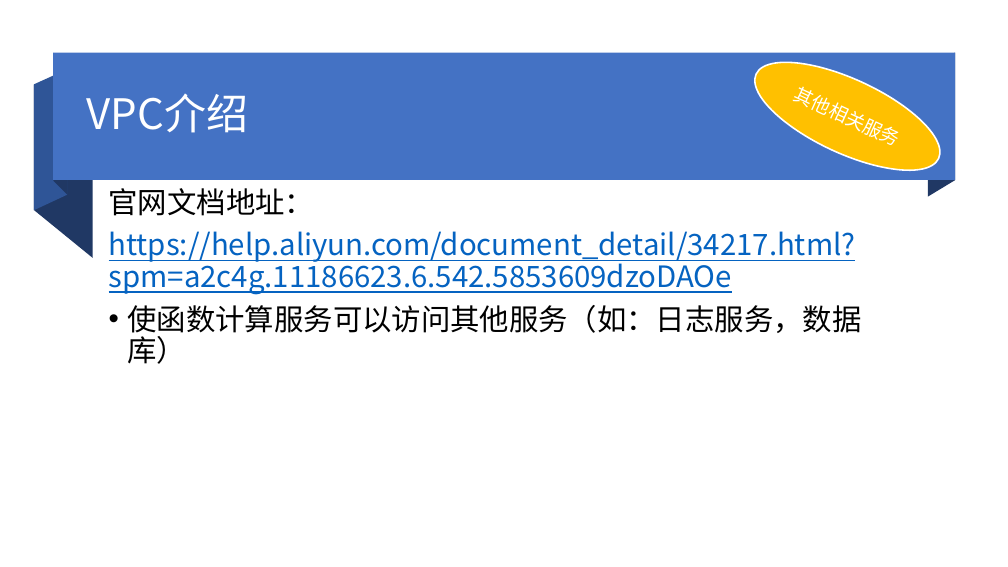
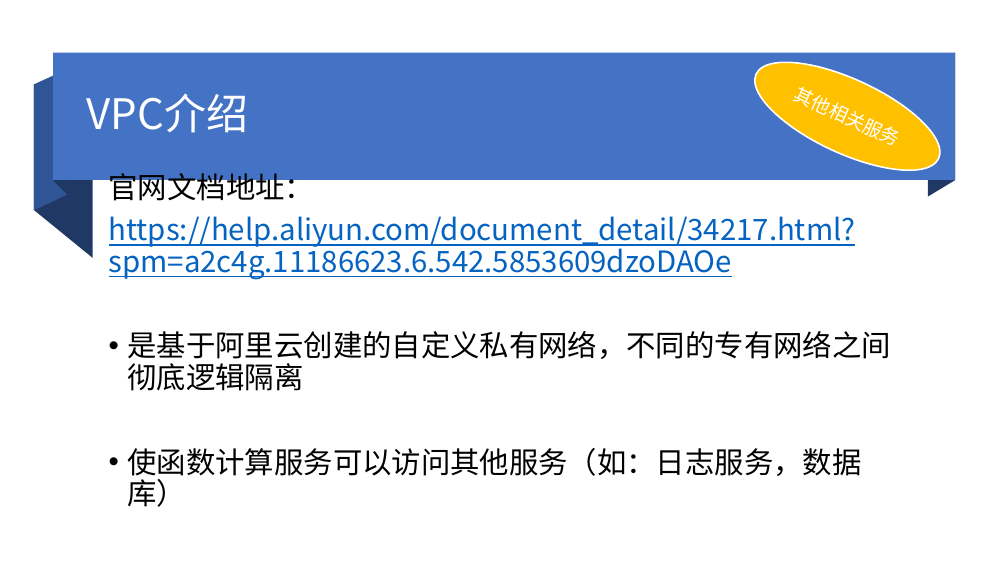
Before and after one commit to wangqisong/fc, a slide deck: slide 23 of doc/阿里云函数计算.pptx (slide 21 before the commit). Drawn at 1008x567 pixels with LibreOffice and Linux fonts; fonts in the diff are those of the drawing. Boxes give left, top, right and bottom in pixels: in the first picture for what was removed or moved away, otherwise in the second. Text is boxed around its words. In the diff, an @@ line names an element or a change of style, - is before the commit and + after.

```diff
--- a/doc/阿里云函数计算.pptx
+++ b/doc/阿里云函数计算.pptx
@@ text at box(128, 331, 891, 391): paragraph added @@
+• 是基于阿里云创建的自定义私有网络，不同的专有网络之间彻底逻辑隔离
```
Also in this commit, not shown: 8 other slides changed, 2 slides added.
